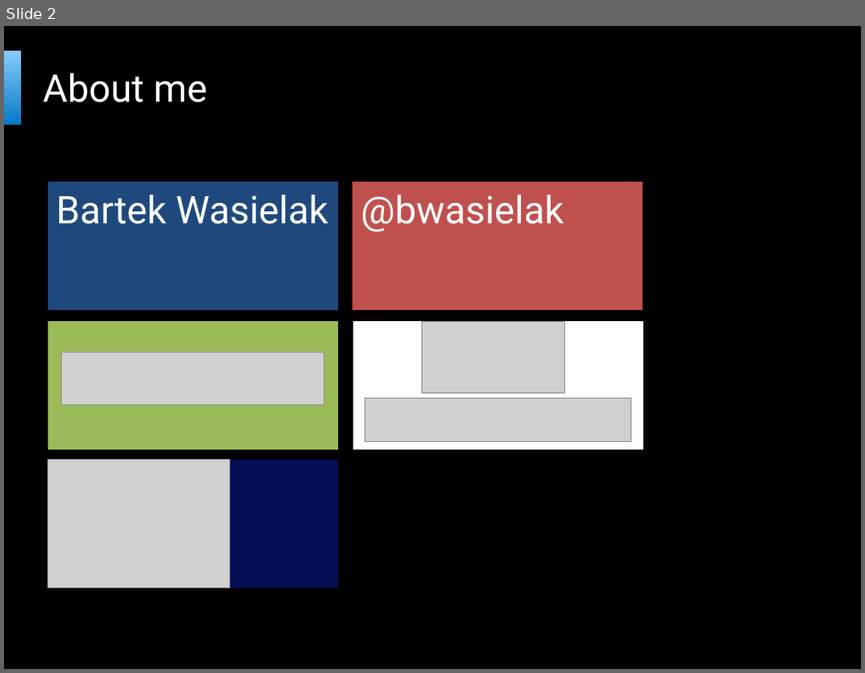
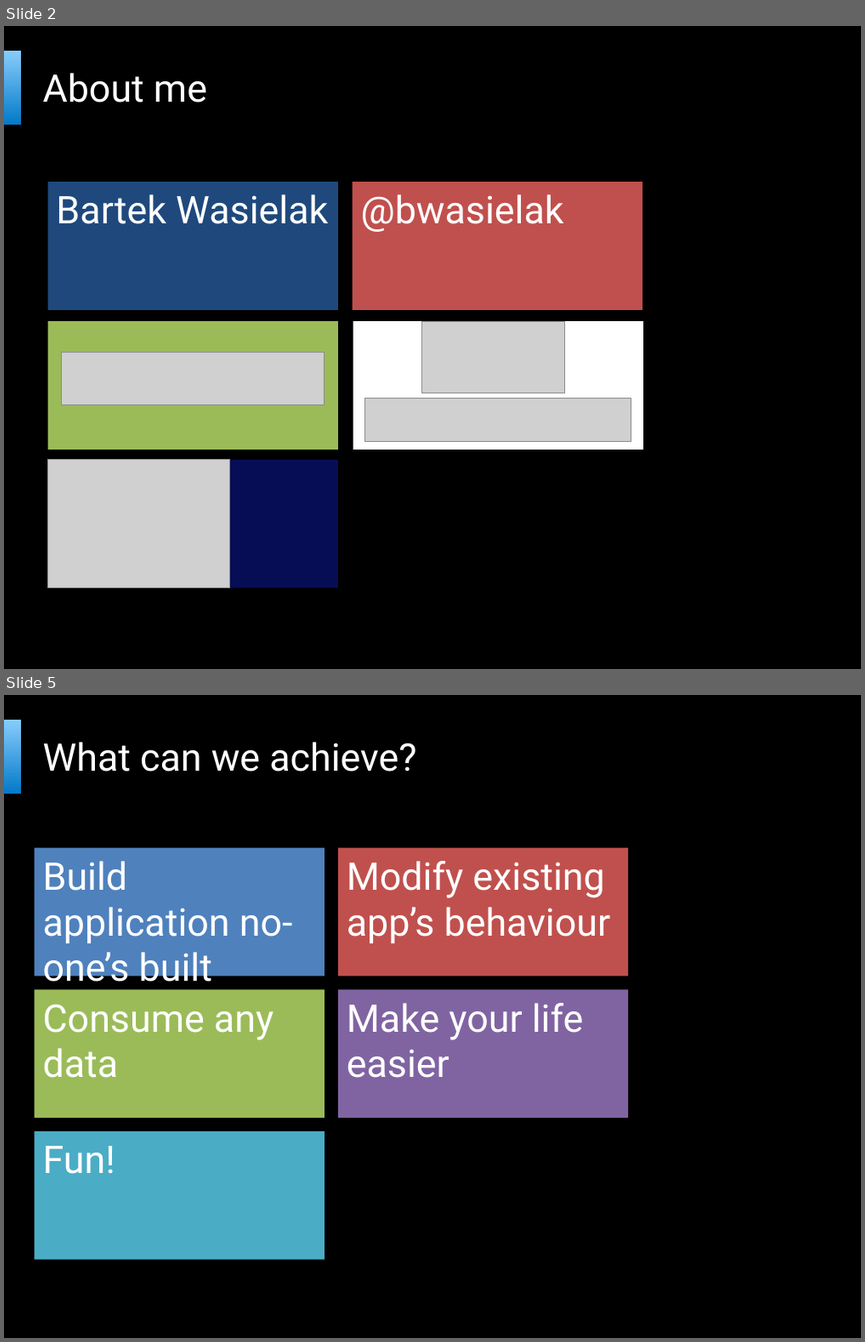
Before and after one commit to bartekwasielak/Presentation, a slide deck: Programming Made Easy.pptx. Shown one above the other, each under a label of ours: slide 2 before the commit, slides 2 and 5 after it; the slides between them are not shown. The pictures are 865x673 and 865x1342 pixels, drawn with LibreOffice and Linux fonts; fonts in the diff are those of the drawing; grey boxes stand for pictures; background and template pictures are left out. Boxes give left, top, right and bottom in pixels: in the first picture for what was removed or moved away, otherwise in the second. Text is boxed around its words. In the diff, an @@ line names an element or a change of style, - is before the commit and + after.

```diff
--- a/Programming Made Easy.pptx
+++ b/Programming Made Easy.pptx
@@ slide 5 added at (4, 695, 861, 1338), background picture (left out); not listed: 2 template elements that a slide beside it also shows @@
@@ title added at (43, 742, 416, 771), 32 pt, text #FFFFFF @@
+What can we achieve?
@@ text added at (34, 847, 324, 976), fill #4F81BD, 32 pt, text #FFFFFF @@
+Build application no-one’s built
@@ text added at (338, 847, 629, 976), fill #C0504D, 32 pt, text #FFFFFF @@
+Modify existing app’s behaviour
@@ text added at (34, 990, 324, 1118), fill #9BBB59, 32 pt, text #FFFFFF @@
+Consume any data
@@ text added at (338, 990, 629, 1118), fill #8064A2, 32 pt, text #FFFFFF @@
+Make your life easier
@@ text added at (34, 1131, 324, 1259), fill #4BACC6, 32 pt, text #FFFFFF @@
+Fun!
```
Also in this commit, not shown: 1 slide changed, 12 other slides added.
